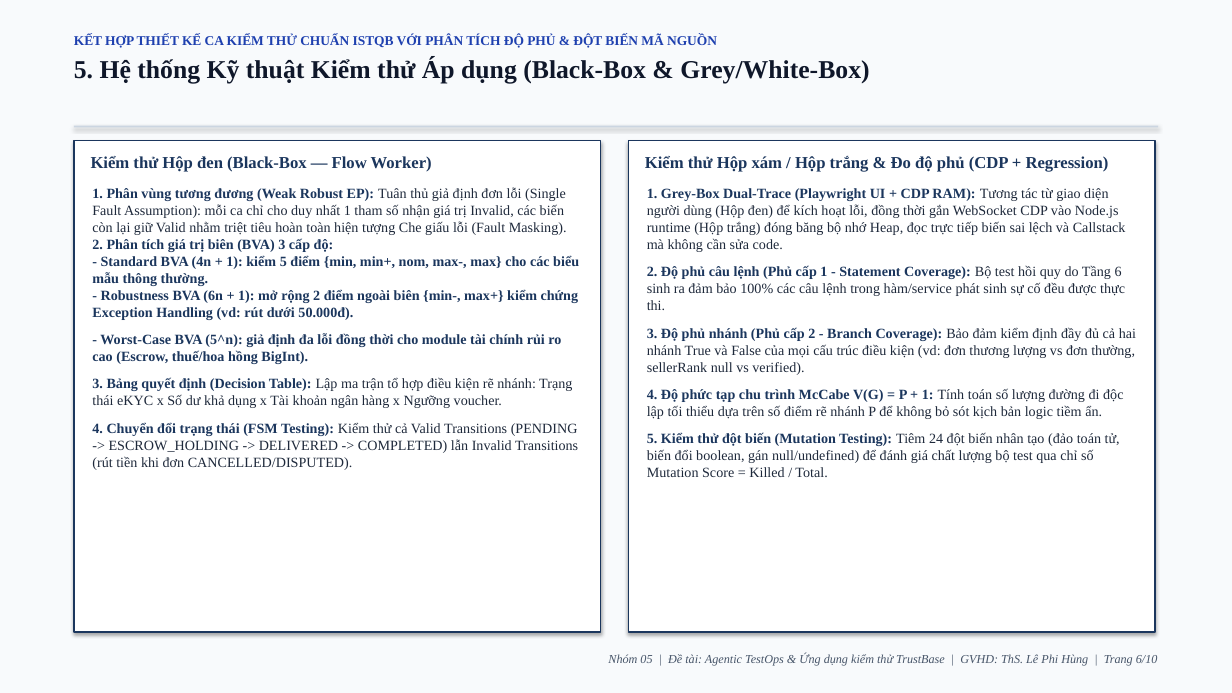
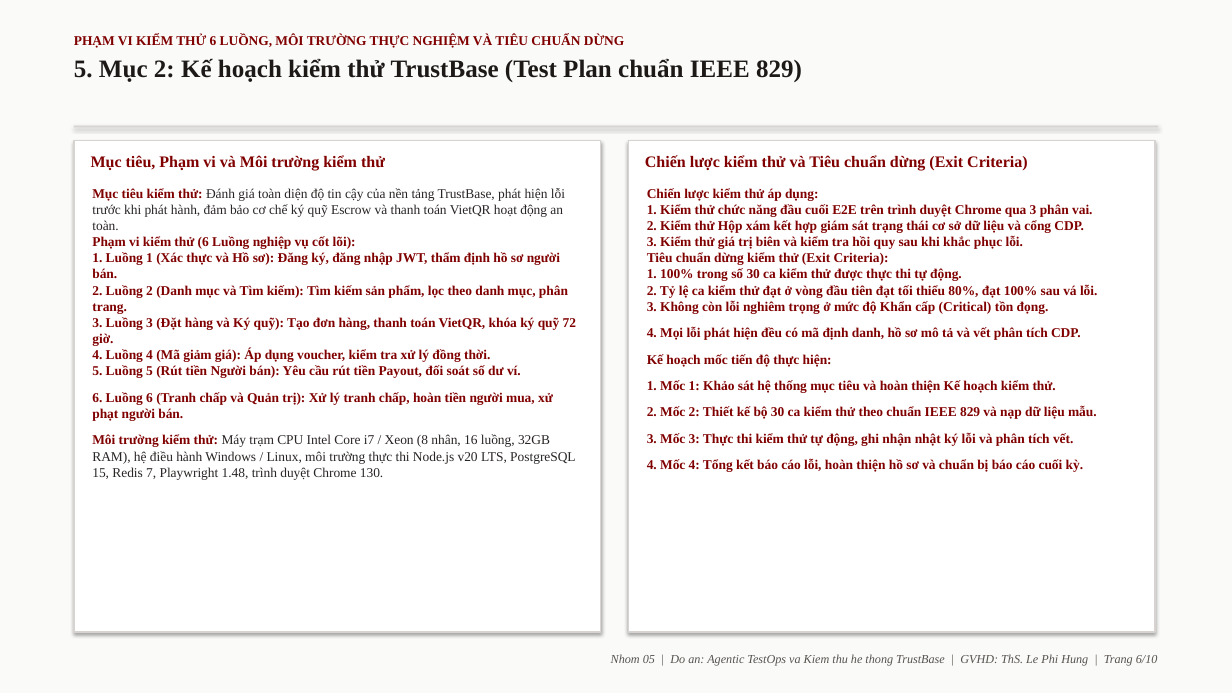
Before and after one commit to justpassingByte/agentic-test-ops, a slide deck: slide 6 of Nhom05_AgenticTestOps_ThuyetTrinh.pptx. Drawn at 1232x693 pixels with LibreOffice and Linux fonts; fonts in the diff are those of the drawing. Boxes give left, top, right and bottom in pixels: in the first picture for what was removed or moved away, otherwise in the second. Text is boxed around its words. In the diff, an @@ line names an element or a change of style, - is before the commit and + after.

Commit message:
docs: streamline submission deliverables into 4 core sections and 10 academic slides without blue theme

```diff
--- a/Nhom05_AgenticTestOps_ThuyetTrinh.pptx
+++ b/Nhom05_AgenticTestOps_ThuyetTrinh.pptx
@@ rectangle at (x1=0, y1=0, x2=1232, y2=693): fill #F8FAFC to #FAFAF9 @@
@@ text at (x1=74, y1=35, x2=802, y2=82): text changed; text colour #1E40AF to #800000 @@
-KẾT HỢP THIẾT KẾ CA KIỂM THỬ CHUẨN ISTQB VỚI PHÂN TÍCH ĐỘ PHỦ & ĐỘT BIẾN MÃ NGUỒN
-5. Hệ thống Kỹ thuật Kiểm thử Áp dụng (Black-Box & Grey/White-Box)
+PHẠM VI KIỂM THỬ 6 LUỒNG, MÔI TRƯỜNG THỰC NGHIỆM VÀ TIÊU CHUẨN DỪNG
+5. Mục 2: Kế hoạch kiểm thử TrustBase (Test Plan chuẩn IEEE 829)
@@ rectangle at (x1=74, y1=140, x2=601, y2=632): outline #1B365D 1 pt to #D6D3D1 1 pt @@
@@ rectangle at (x1=74, y1=126, x2=1158, y2=128): fill #CBD5E1 to #D6D3D1 @@
@@ rectangle at (x1=628, y1=140, x2=1155, y2=632): outline #1B365D 1 pt to #D6D3D1 1 pt @@
@@ text at (x1=91, y1=155, x2=385, y2=171): text changed; size 13 to 12.5 pt; text colour #1B365D to #800000 @@
-Kiểm thử Hộp đen (Black-Box — Flow Worker)
+Mục tiêu, Phạm vi và Môi trường kiểm thử
@@ text at (x1=645, y1=155, x2=1027, y2=171): text changed; size 13 to 12.5 pt; text colour #1B365D to #800000 @@
-Kiểm thử Hộp xám / Hộp trắng & Đo độ phủ (CDP + Regression)
+Chiến lược kiểm thử và Tiêu chuẩn dừng (Exit Criteria)
@@ text at (x1=92, y1=188, x2=576, y2=480): text changed; size 11 to 10.5 pt; text colour #1E293B to #292524 @@
-1. Phân vùng tương đương (Weak Robust EP): Tuân thủ giả định đơn lỗi (Single Fault Assumption): mỗi ca chỉ cho duy nhất 1 tham số nhận giá trị Invalid, các biến còn lại giữ Valid nhằm triệt tiêu hoàn toàn hiện tượng Che giấu lỗi (Fault Masking).
-2. Phân tích giá trị biên (BVA) 3 cấp độ:
-- Standard BVA (4n + 1): kiểm 5 điểm {min, min+, nom, max-, max} cho các biểu mẫu thông thường.
-- Robustness BVA (6n + 1): mở rộng 2 điểm ngoài biên {min-, max+} kiểm chứng Exception Handling (vd: rút dưới 50.000đ).
-- Worst-Case BVA (5^n): giả định đa lỗi đồng thời cho module tài chính rủi ro cao (Escrow, thuế/hoa hồng BigInt).
-3. Bảng quyết định (Decision Table): Lập ma trận tổ hợp điều kiện rẽ nhánh: Trạng thái eKYC x Số dư khả dụng x Tài khoản ngân hàng x Ngưỡng voucher.
-4. Chuyển đổi trạng thái (FSM Testing): Kiểm thử cả Valid Transitions (PENDING -> ESCROW_HOLDING -> DELIVERED -> COMPLETED) lẫn Invalid Transitions (rút tiền khi đơn CANCELLED/DISPUTED).
+Mục tiêu kiểm thử: Đánh giá toàn diện độ tin cậy của nền tảng TrustBase, phát hiện lỗi trước khi phát hành, đảm bảo cơ chế ký quỹ Escrow và thanh toán VietQR hoạt động an toàn.
+Phạm vi kiểm thử (6 Luồng nghiệp vụ cốt lõi):
+1. Luồng 1 (Xác thực và Hồ sơ): Đăng ký, đăng nhập JWT, thẩm định hồ sơ người bán.
+2. Luồng 2 (Danh mục và Tìm kiếm): Tìm kiếm sản phẩm, lọc theo danh mục, phân trang.
+3. Luồng 3 (Đặt hàng và Ký quỹ): Tạo đơn hàng, thanh toán VietQR, khóa ký quỹ 72 giờ.
+4. Luồng 4 (Mã giảm giá): Áp dụng voucher, kiểm tra xử lý đồng thời.
+5. Luồng 5 (Rút tiền Người bán): Yêu cầu rút tiền Payout, đối soát số dư ví.
+6. Luồng 6 (Tranh chấp và Quản trị): Xử lý tranh chấp, hoàn tiền người mua, xử phạt người bán.
+Môi trường kiểm thử: Máy trạm CPU Intel Core i7 / Xeon (8 nhân, 16 luồng, 32GB RAM), hệ điều hành Windows / Linux, môi trường thực thi Node.js v20 LTS, PostgreSQL 15, Redis 7, Playwright 1.48, trình duyệt Chrome 130.
@@ text at (x1=647, y1=188, x2=1097, y2=472): text changed; size 11 to 10.5 pt; text colour #1E293B to #292524 @@
-1. Grey-Box Dual-Trace (Playwright UI + CDP RAM): Tương tác từ giao diện người dùng (Hộp đen) để kích hoạt lỗi, đồng thời gắn WebSocket CDP vào Node.js runtime (Hộp trắng) đóng băng bộ nhớ Heap, đọc trực tiếp biến sai lệch và Callstack mà không cần sửa code.
-2. Độ phủ câu lệnh (Phủ cấp 1 - Statement Coverage): Bộ test hồi quy do Tầng 6 sinh ra đảm bảo 100% các câu lệnh trong hàm/service phát sinh sự cố đều được thực thi.
-3. Độ phủ nhánh (Phủ cấp 2 - Branch Coverage): Bảo đảm kiểm định đầy đủ cả hai nhánh True và False của mọi cấu trúc điều kiện (vd: đơn thương lượng vs đơn thường, sellerRank null vs verified).
-4. Độ phức tạp chu trình McCabe V(G) = P + 1: Tính toán số lượng đường đi độc lập tối thiểu dựa trên số điểm rẽ nhánh P để không bỏ sót kịch bản logic tiềm ẩn.
-5. Kiểm thử đột biến (Mutation Testing): Tiêm 24 đột biến nhân tạo (đảo toán tử, biến đổi boolean, gán null/undefined) để đánh giá chất lượng bộ test qua chỉ số Mutation Score = Killed / Total.
+Chiến lược kiểm thử áp dụng:
+1. Kiểm thử chức năng đầu cuối E2E trên trình duyệt Chrome qua 3 phân vai.
+2. Kiểm thử Hộp xám kết hợp giám sát trạng thái cơ sở dữ liệu và cổng CDP.
+3. Kiểm thử giá trị biên và kiểm tra hồi quy sau khi khắc phục lỗi.
+Tiêu chuẩn dừng kiểm thử (Exit Criteria):
+1. 100% trong số 30 ca kiểm thử được thực thi tự động.
+2. Tỷ lệ ca kiểm thử đạt ở vòng đầu tiên đạt tối thiểu 80%, đạt 100% sau vá lỗi.
+3. Không còn lỗi nghiêm trọng ở mức độ Khẩn cấp (Critical) tồn đọng.
+4. Mọi lỗi phát hiện đều có mã định danh, hồ sơ mô tả và vết phân tích CDP.
+Kế hoạch mốc tiến độ thực hiện:
+1. Mốc 1: Khảo sát hệ thống mục tiêu và hoàn thiện Kế hoạch kiểm thử.
+2. Mốc 2: Thiết kế bộ 30 ca kiểm thử theo chuẩn IEEE 829 và nạp dữ liệu mẫu.
+3. Mốc 3: Thực thi kiểm thử tự động, ghi nhận nhật ký lỗi và phân tích vết.
+4. Mốc 4: Tổng kết báo cáo lỗi, hoàn thiện hồ sơ và chuẩn bị báo cáo cuối kỳ.
@@ text at (x1=611, y1=654, x2=1158, y2=666): text changed; text colour #475569 to #57534E @@
-Nhóm 05 | Đề tài: Agentic TestOps & Ứng dụng kiểm thử TrustBase | GVHD: ThS. Lê Phi Hùng | Trang 6/10
+Nhom 05 | Do an: Agentic TestOps va Kiem thu he thong TrustBase | GVHD: ThS. Le Phi Hung | Trang 6/10
```
Also in this commit, not shown: 6 other slides changed, 3 slides added, 3 slides removed, 3 other files.
